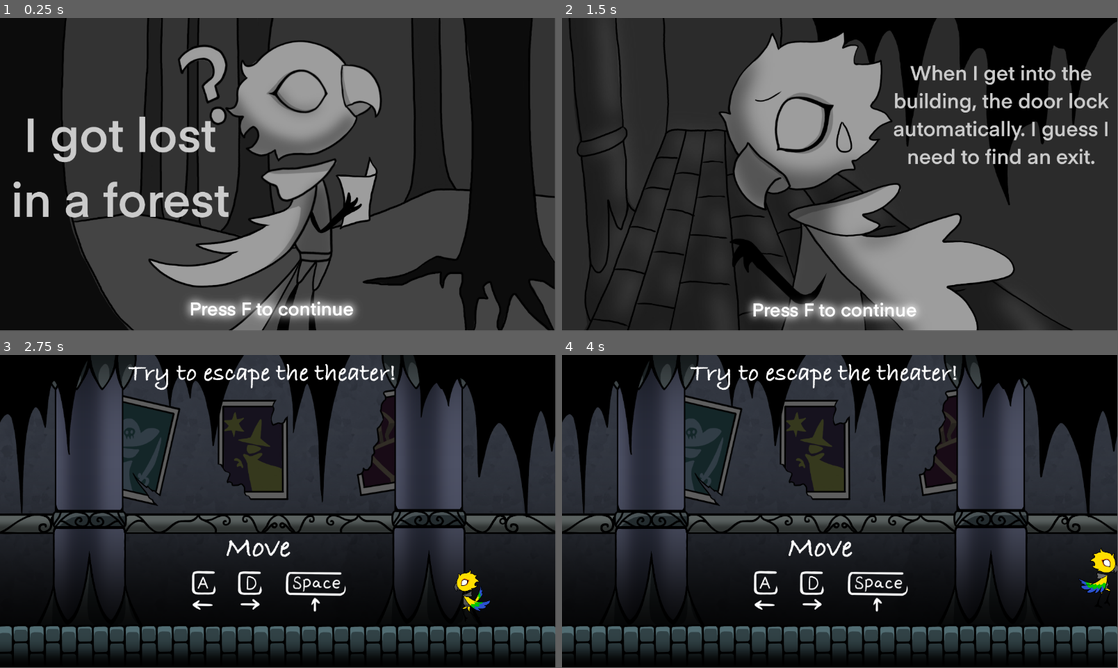
Above: before the commit, frames 1-4 (two rows, left to right).
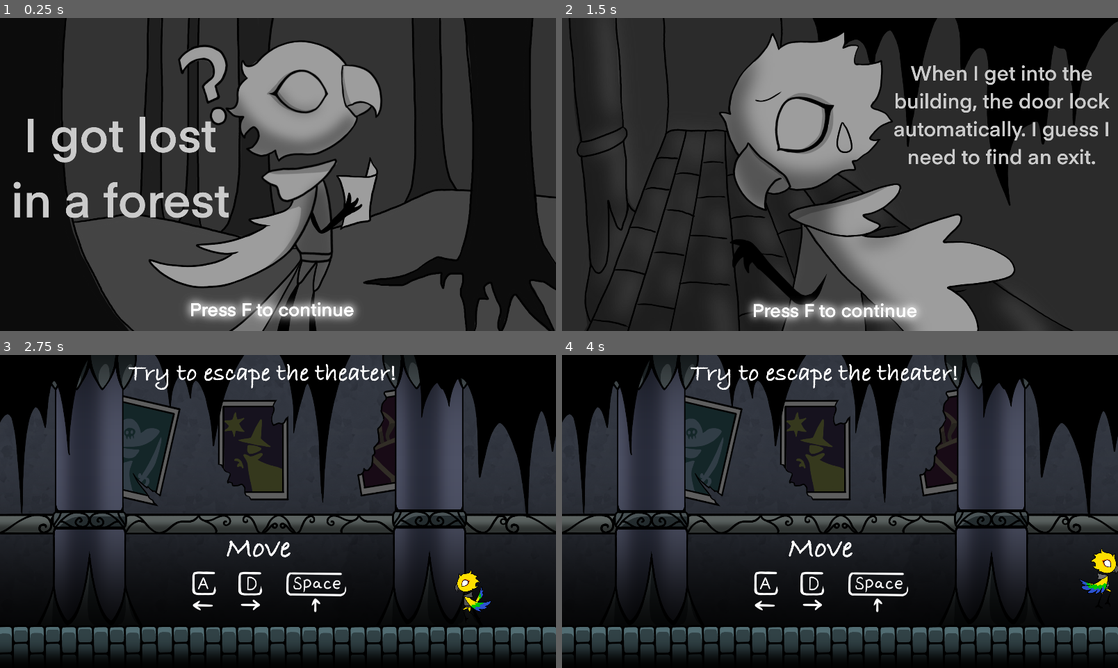
Above: after the commit, the same moments.

Repository: bezark/SVArcade-2025
Game: Godot game, scene res://story1.tscn
Same seed, same stepped clock (60 frames per second), same inputs: the game is played once before the commit and once after it.
Inputs:
- Up to frame 1 (0.25 s): no input
- Up to frame 2 (1.5 s): tap Enter at 0.5 s; hold D (right) from 0.53 s (still down); tap F (interact) at 0.6, 1.35 s; tap Space (jump) at 0.77, 1.25 s
- Up to frame 3 (2.75 s): tap Space (jump) at 1.52 s; tap Enter at 2 s; release D (right) at 2.03 s; hold A (left) from 2.03 s (still down); tap F (interact) at 2.1 s
- Up to frame 4 (4 s): release A (left) at 2.78 s; hold D (right) from 2.78 s (still down); tap F (interact) at 2.85, 3.6 s; tap Space (jump) at 3.02, 3.77 s
In our replay, the window is 799x449 before the commit and 800x450 after it. These sizes can differ from the game's own. Grey fills any space a smaller window leaves; there, only what the larger window draws over its background counts as a difference.

The runs differ from the first frame. In frame 1, 3.3% of the frame differs, in the area x 0-100%, y 0-100%; in frame 2, 3.3%; in frame 3, 4.4%; in frame 4, 4.4%, in the area x 0-100%, y 0-96%.

Commit message:
Fix Sky Theater

Diff:
--- a/sky-theater - 副本/project.godot
+++ b/sky-theater - 副本/project.godot
@@ -14,6 +14,10 @@
 run/main_scene="res://story1.tscn"
 config/features=PackedStringArray("4.3", "Forward Plus")
 config/icon="res://icon.svg"
+
+[display]
+
+window/stretch/mode="canvas_items"
 
 [input]
 
@@ -37,3 +41,9 @@
 "events": [Object(InputEventKey,"resource_local_to_scene":false,"resource_name":"","device":-1,"window_id":0,"alt_press …(192 unchanged characters)…
 ]
 }
+
+[rendering]
+
+renderer/rendering_method="gl_compatibility"
+renderer/rendering_method.mobile="gl_compatibility"
+textures/vram_compression/import_etc2_astc=true
Not shown, changed: sky-theater - 副本/character/jump.png.import
Not shown, changed: sky-theater - 副本/character/run.png.import
Not shown, changed: sky-theater - 副本/character/run_small.png.import
Not shown, changed: sky-theater - 副本/character/stand2.png.import
Not shown, changed: exports/SkyTheater/index.html
Not shown, changed: exports/SkyTheater/index.pck
